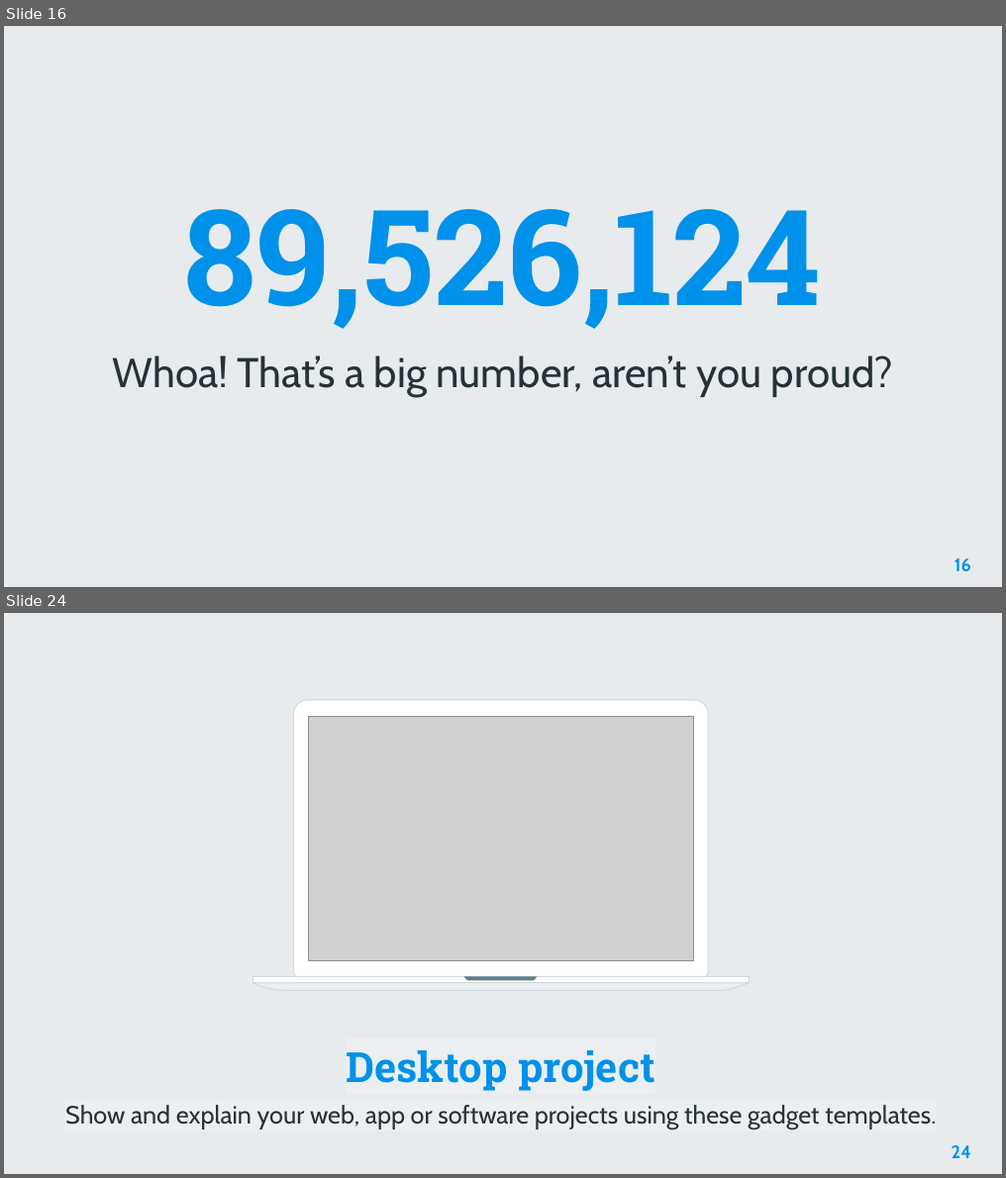
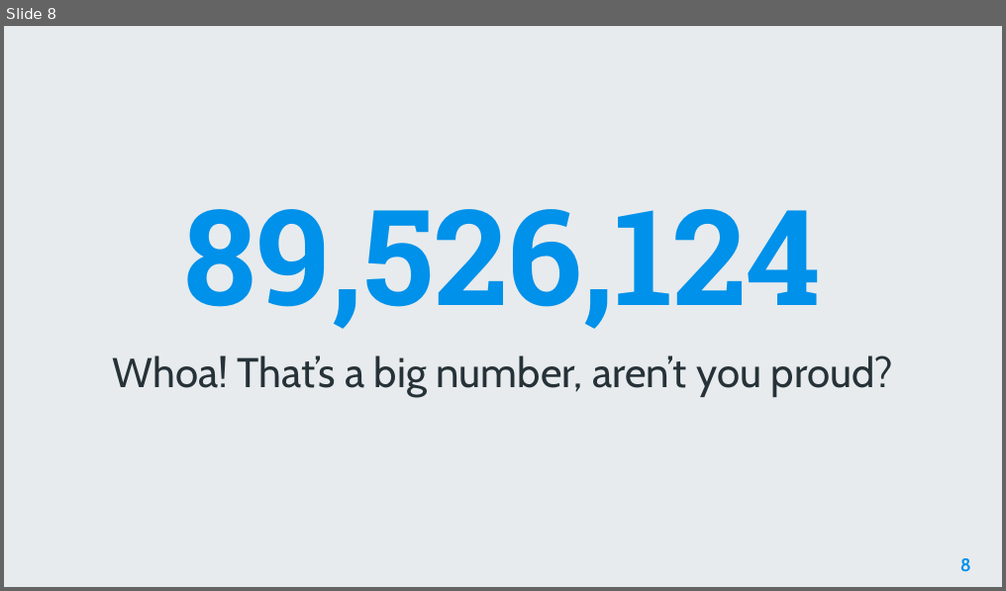
Before and after one commit to AleeRezaa/learn-python, a slide deck: Python.pptx. Shown one above the other, each under a label of ours: slides 16 and 24 before the commit, slide 8 after it; the slides between them are not shown. The pictures are 1006x1178 and 1006x591 pixels, drawn with LibreOffice and Linux fonts; fonts in the diff are those of the drawing; grey boxes stand for pictures; background and template pictures are left out. Boxes give left, top, right and bottom in pixels: in the first picture for what was removed or moved away, otherwise in the second. Text is boxed around its words. In the diff, an @@ line names an element or a change of style, - is before the commit and + after.

```diff
--- a/Python.pptx
+++ b/Python.pptx
@@ slide 24 removed at (x1=4, y1=613, x2=1002, y2=1174), background picture (left out); not listed: 1 template element that a slide beside it also shows @@
@@ picture removed at (x1=308, y1=716, x2=694, y2=960) @@
@@ group removed at (x1=253, y1=700, x2=749, y2=991): 4 freeform shapes @@
@@ text removed at (x1=65, y1=1051, x2=936, y2=1130) @@
-Desktop project
-Show and explain your web, app or software projects using these gadget templates.
@@ page number removed at (x1=951, y1=1146, x2=971, y2=1158) @@
-24
@@ what was slide 16 is now slide 8 @@
@@ page number at (x1=960, y1=559, x2=971, y2=571): text changed @@
-16
+8
```
Also in this commit, not shown: 2 slides changed, 5 slides added, 36 other slides removed.
